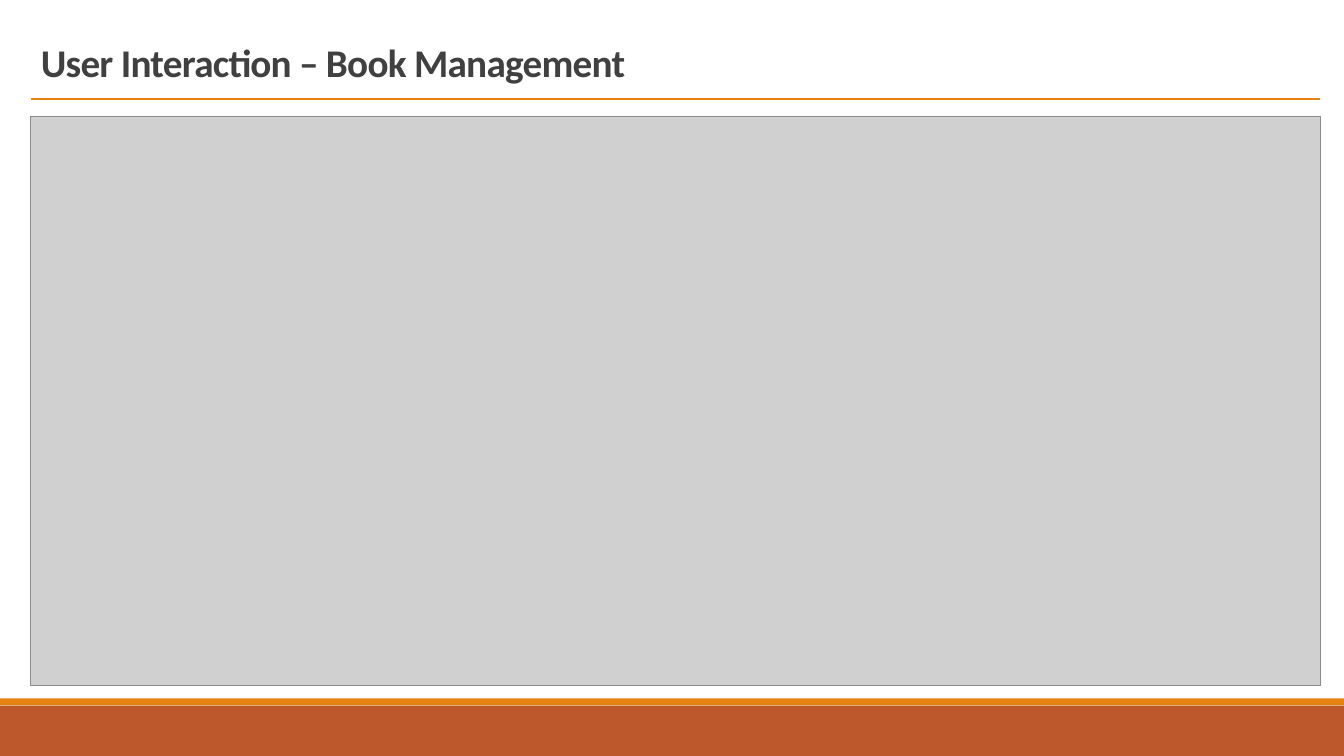
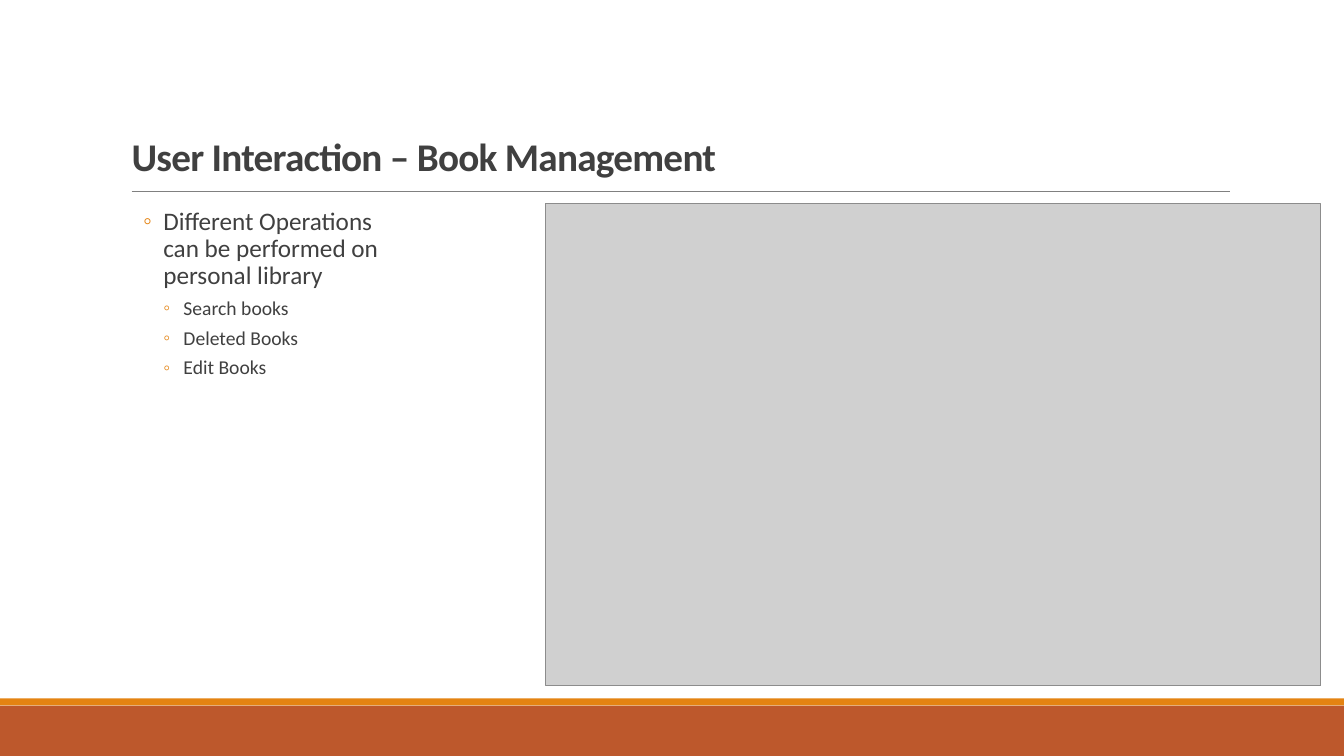
Before and after one commit to wangyang325/CS615Project, a slide deck: slide 14 of Presentation/CS615 Group Presentation.pptx (slide 12 before the commit). Drawn at 1344x756 pixels with LibreOffice and Linux fonts; fonts in the diff are those of the drawing; grey boxes stand for pictures. Boxes give left, top, right and bottom in pixels: in the first picture for what was removed or moved away, otherwise in the second. Text is boxed around its words. In the diff, an @@ line names an element or a change of style, - is before the commit and + after.

```diff
--- a/Presentation/CS615 Group Presentation.pptx
+++ b/Presentation/CS615 Group Presentation.pptx
@@ line removed from (30, 99) to (1321, 99) @@
@@ title "User Interaction – Book Management": place and size @@
-title "User Interaction – Book Management" at (41,49,625,84)
+title "User Interaction – Book Management" at (132,143,716,178)
@@ line added from (132, 192) to (1231, 192), #808080 0.5 pt @@
@@ picture: place and size @@
-picture at (30,116,1320,686)
+picture at (546,204,1321,687)
@@ text added at (163,212,378,374), 18 pt, text #404040 @@
+  ◦ Different Operations can be performed on personal library
+    ◦ Search books
+    ◦ Deleted Books
+    ◦ Edit Books
```
Also in this commit, not shown: 10 other slides changed, 3 slides added, 1 slide removed, 1 other file.
